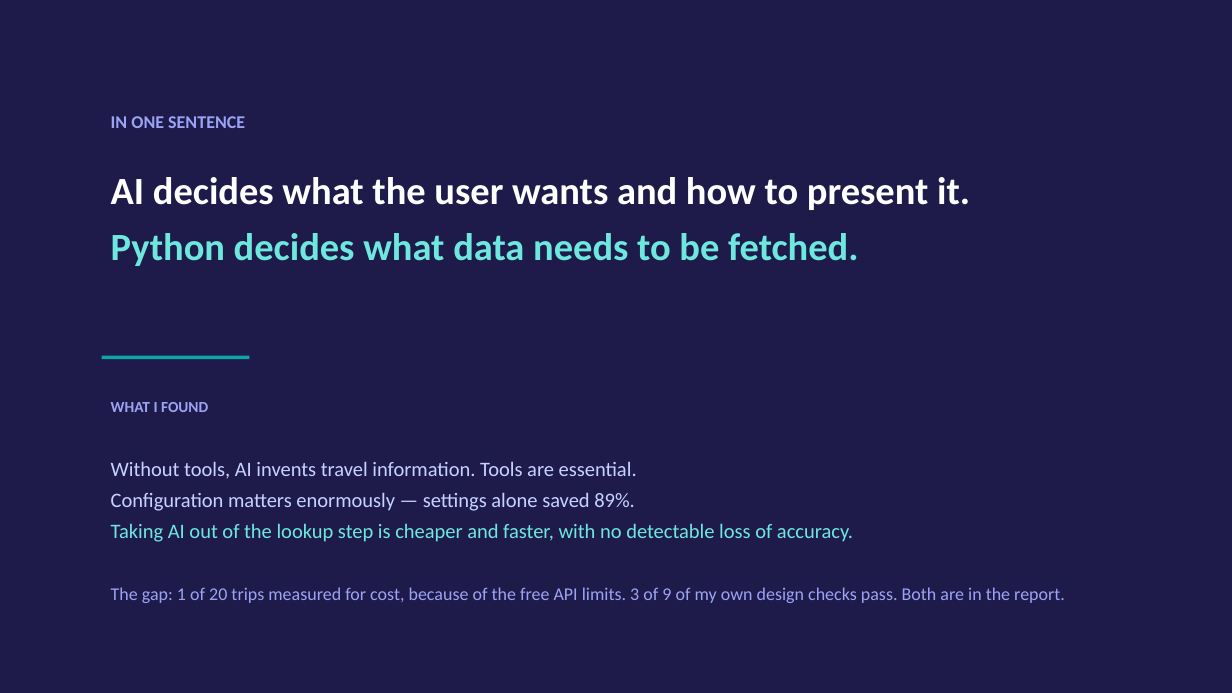
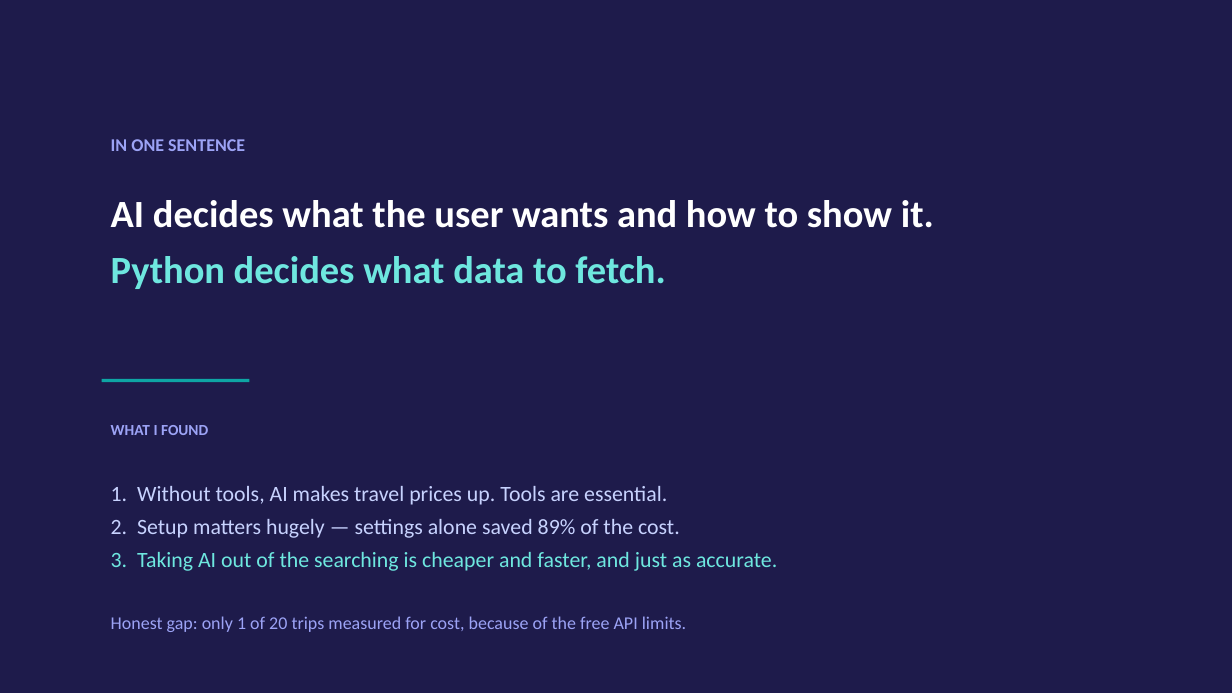
Before and after one commit to sherali143/Trip-Planner, a slide deck: slide 9 of submission/CMP7200_Viva_Presentation.pptx (slide 12 before the commit). Drawn at 1232x693 pixels with LibreOffice and Linux fonts; fonts in the diff are those of the drawing. Boxes give left, top, right and bottom in pixels: in the first picture for what was removed or moved away, otherwise in the second. Text is boxed around its words. In the diff, an @@ line names an element or a change of style, - is before the commit and + after.

Commit message:
Nine slides: one approach per slide, with its tools named
The deck now goes problem and solution, the six agents, then Approach A, B,
C and D one per slide. Each approach slide lists that approach's agents with
how many tools it holds and the tool names, so the tool inventory is read
off the slide rather than remembered.

Approach D's table now says 0 tools, which is what the measured arm builds -
its coordinator is created with tools=[]. The four helper tools the web app
leaves on the coordinator are noted in small type rather than counted, and
the comparison row is relabelled "tools given to agents" to match.

Dropped the eight-jobs, four-ways and tool-server slides, and the flow
diagrams that went with them, so the per-approach detail has room.

```diff
--- a/submission/CMP7200_Viva_Presentation.pptx
+++ b/submission/CMP7200_Viva_Presentation.pptx
@@ text "IN ONE SENTENCE": place and size @@
-text "IN ONE SENTENCE" at bbox=[111, 116, 245, 128]
+text "IN ONE SENTENCE" at bbox=[111, 139, 245, 151]
@@ text at bbox=[111, 200, 934, 289]: text changed @@
-AI decides what the user wants and how to present it.
-Python decides what data needs to be fetched.
+AI decides what the user wants and how to show it.
+Python decides what data to fetch.
@@ rectangle: place and size @@
-rectangle at bbox=[102, 356, 250, 360]
+rectangle at bbox=[102, 379, 250, 383]
@@ text "WHAT I FOUND": place and size @@
-text "WHAT I FOUND" at bbox=[111, 402, 1065, 603]
+text "WHAT I FOUND" at bbox=[111, 425, 777, 632]
@@ text at bbox=[111, 486, 777, 632]: text changed; size 16 to 17 pt @@
-Without tools, AI invents travel information. Tools are essential.
-Configuration matters enormously — settings alone saved 89%.
-Taking AI out of the lookup step is cheaper and faster, with no detectable loss of accuracy.
-The gap: 1 of 20 trips measured for cost, because of the free API limits. 3 of 9 of my own design checks pass. Both are in the report.
+1. Without tools, AI makes travel prices up. Tools are essential.
+2. Setup matters hugely — settings alone saved 89% of the cost.
+3. Taking AI out of the searching is cheaper and faster, and just as accurate.
+Honest gap: only 1 of 20 trips measured for cost, because of the free API limits.
```
Also in this commit, not shown: 3 other slides changed, 4 slides added, 7 slides removed, 1 other file.
